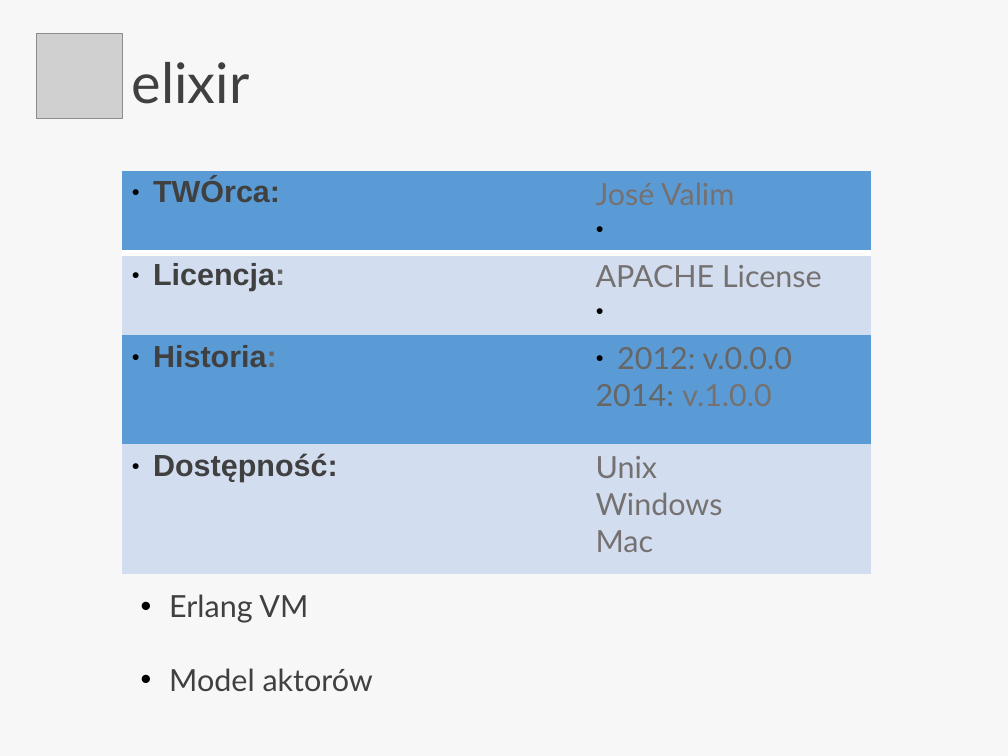
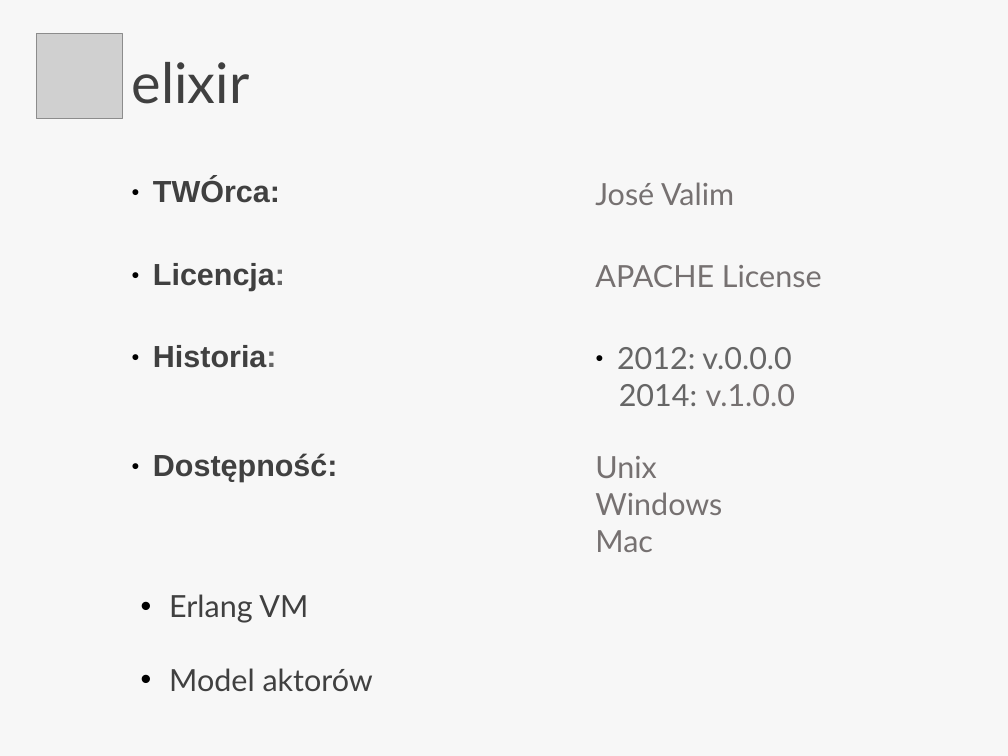
Before and after one commit to QuirkOo/secret-elixir, a slide deck: slide 2 of pres/elixir.odp. Drawn at 1008x756 pixels with LibreOffice and Linux fonts; fonts in the diff are those of the drawing; grey boxes stand for pictures; background and template pictures are left out. Boxes give left, top, right and bottom in pixels: in the first picture for what was removed or moved away, otherwise in the second. Text is boxed around its words. In the diff, an @@ line names an element or a change of style, - is before the commit and + after.

```diff
--- a/pres/elixir.odp
+++ b/pres/elixir.odp
@@ table at (123,171,871,574) @@
@@ fill #5B9BD5 to none in 4 cells @@
@@ fill #D2DEEF to none in 4 cells @@
@@ borders changed @@
```
Also in this commit, not shown: 4 other slides changed.
